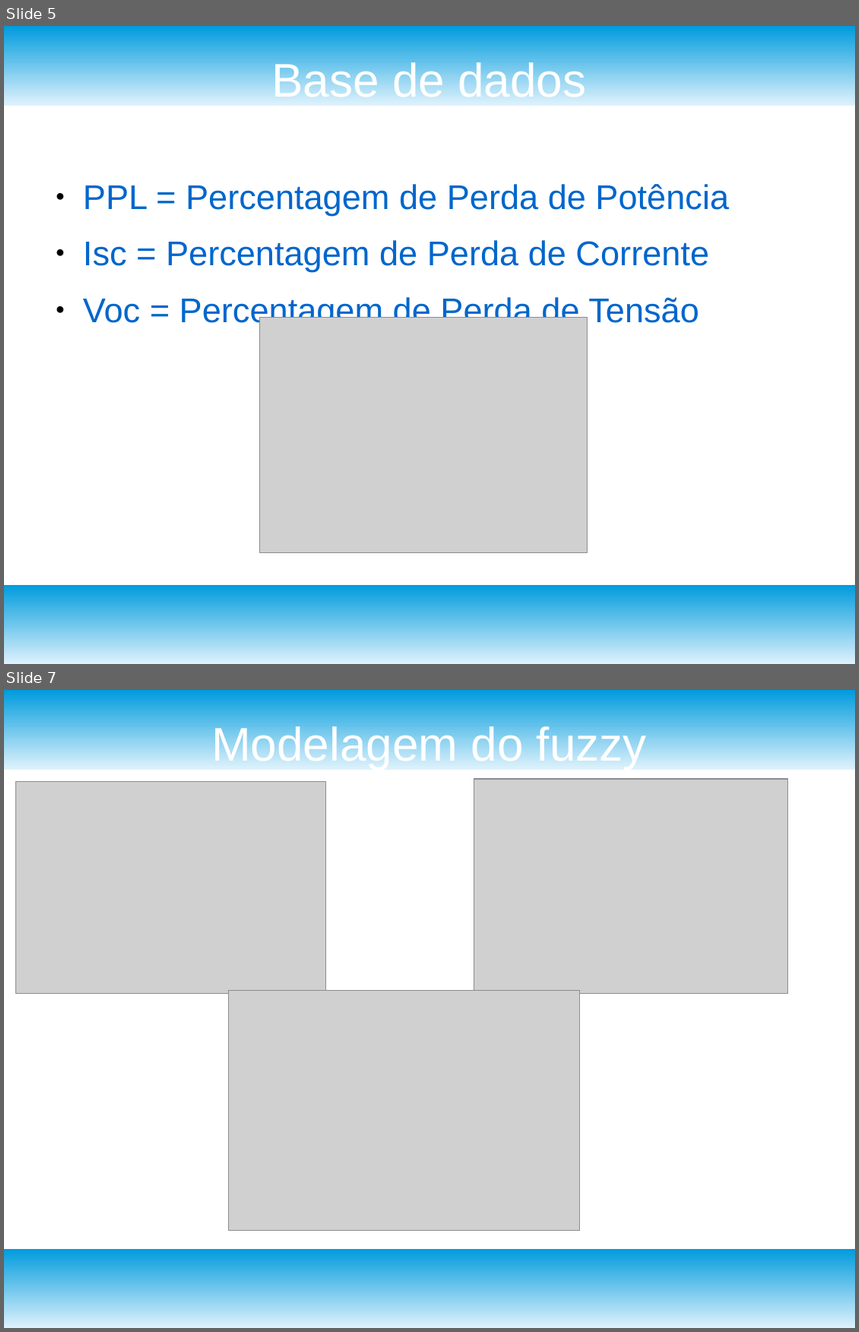
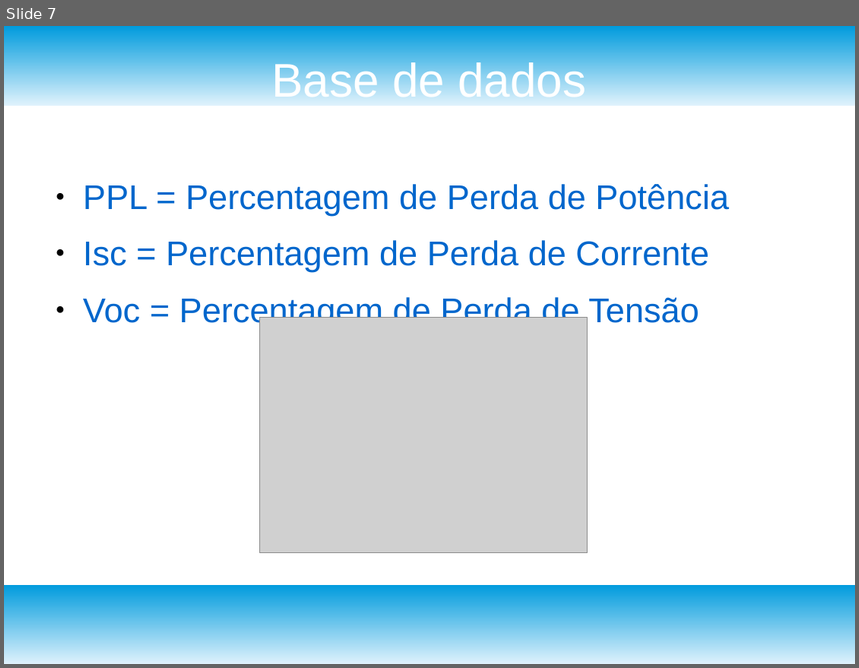
Before and after one commit to ErikJhones/Self-Organizing-Map-SOM-with-KNN, a slide deck: fuzzy/apresentacao.odp. Shown one above the other, each under a label of ours: slides 5 and 7 before the commit, slide 7 after it; the slides between them are not shown. The pictures are 859x1332 and 859x668 pixels, drawn with LibreOffice and Linux fonts; fonts in the diff are those of the drawing; grey boxes stand for pictures. Boxes give left, top, right and bottom in pixels: in the first picture for what was removed or moved away, otherwise in the second. Text is boxed around its words. In the diff, an @@ line names an element or a change of style, - is before the commit and + after.

Commit message:
novas alterações em fuzzy e som

```diff
--- a/fuzzy/apresentacao.odp
+++ b/fuzzy/apresentacao.odp
@@ slide 7 removed at [4,690,855,1328], background #FFFFFF; not listed: 2 template elements that a slide beside it also shows @@
@@ title removed at [211,723,647,770] @@
-Modelagem do fuzzy
@@ picture removed at [474,779,789,994] @@
@@ picture removed at [16,782,327,994] @@
@@ picture removed at [229,991,580,1231] @@
@@ what was slide 5 is now slide 7 @@
```
Also in this commit, not shown: 8 slides changed, 6 slides added, 1 other slide removed, 3 other files.
